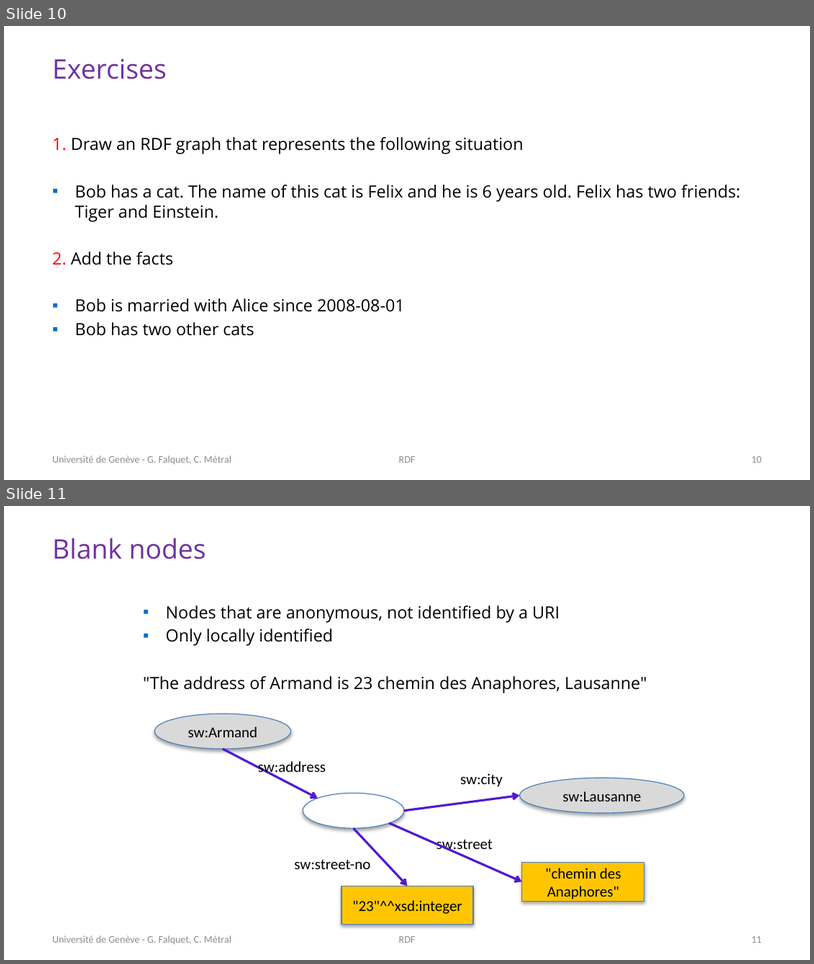
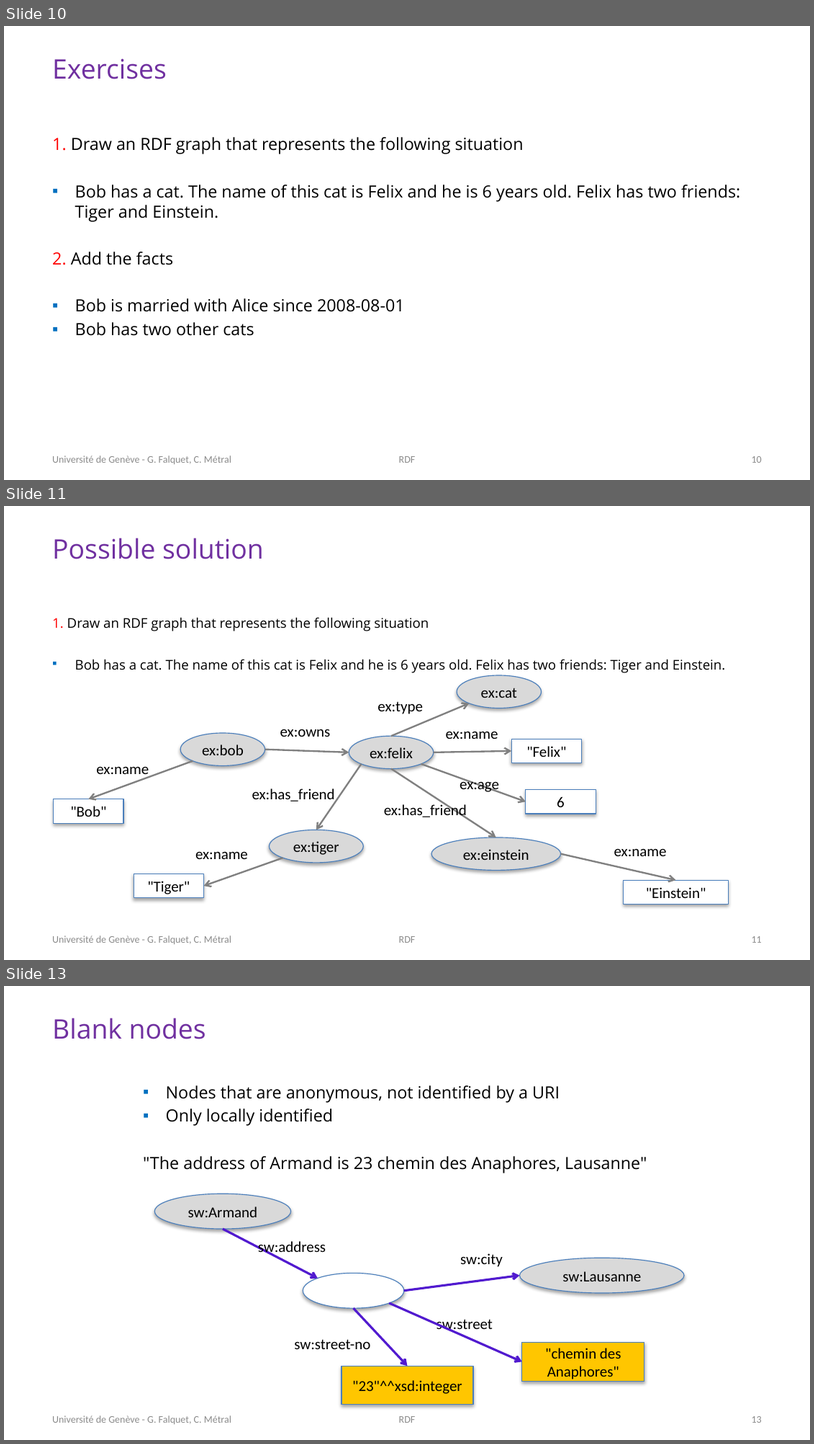
Before and after one commit to cui-ke/semantic-tech, a slide deck: semweb-course/Lecture_Slides/02-RDF/1-RDF.pptx. Shown one above the other, each under a label of ours: slides 10 and 11 before the commit, slides 10, 11 and 13 after it; the slides between them are not shown. The pictures are 814x964 and 814x1444 pixels, drawn with LibreOffice and Linux fonts; fonts in the diff are those of the drawing. Boxes give left, top, right and bottom in pixels: in the first picture for what was removed or moved away, otherwise in the second. Text is boxed around its words. In the diff, an @@ line names an element or a change of style, - is before the commit and + after.

Commit message:
added solutions to exercises

```diff
--- a/semweb-course/Lecture_Slides/02-RDF/1-RDF.pptx
+++ b/semweb-course/Lecture_Slides/02-RDF/1-RDF.pptx
@@ slide 11 added at <box>4,506,810,960</box>, background #FFFFFF @@
@@ title added at <box>52,538,264,559</box>, 24 pt, text #7030A0 @@
+Possible solution
@@ text added at <box>52,617,726,673</box>, 12 pt, text #000000 @@
+1. Draw an RDF graph that represents the following situation
+▪ Bob has a cat. The name of this cat is Felix and he is 6 years old. Felix has two friends: Tiger and Einstein.
@@ ellipse added at <box>457,675,542,708</box>, fill #D9D9D9, outline #4B7EBC 0.75 pt, 13.5 pt, text #000000 @@
+ex:cat
@@ text added at <box>378,701,423,714</box>, 13.5 pt, text #000000 @@
+ex:type
@@ arrow added from (391, 736) to (469, 703), #808080 1.5 pt @@
@@ ellipse added at <box>180,733,265,766</box>, fill #D9D9D9, outline #4B7EBC 0.75 pt, 13.5 pt, text #000000 @@
+ex:bob
@@ text added at <box>280,728,331,736</box>, 13.5 pt, text #000000 @@
+ex:owns
@@ ellipse added at <box>349,736,434,769</box>, fill #D9D9D9, outline #4B7EBC 0.75 pt, 13.5 pt, text #000000 @@
+ex:felix
@@ text added at <box>446,731,499,739</box>, 13.5 pt, text #000000 @@
+ex:name
@@ rectangle added at <box>512,739,582,763</box>, fill #FFFFFF, outline #4B7EBC 0.75 pt, 13.5 pt, text #000000 @@
+"Felix"
@@ arrow added from (193, 761) to (89, 799), #808080 1.5 pt @@
@@ arrow added from (265, 749) to (349, 752), #808080 1.5 pt @@
@@ arrow added from (361, 764) to (316, 829), #808080 1.5 pt @@
@@ arrow added from (421, 764) to (526, 801), #808080 1.5 pt @@
@@ arrow added from (434, 752) to (512, 751), #808080 1.5 pt @@
@@ text added at <box>96,766,149,779</box>, 13.5 pt, text #000000 @@
+ex:name
@@ arrow added from (391, 769) to (496, 837), #808080 1.5 pt @@
@@ text added at <box>460,777,499,793</box>, 13.5 pt, text #000000 @@
+ex:age
@@ rectangle added at <box>53,799,124,823</box>, fill #FFFFFF, outline #4B7EBC 0.75 pt, 13.5 pt, text #000000 @@
+"Bob"
@@ text added at <box>252,788,335,803</box>, 13.5 pt, text #000000 @@
+ex:has_friend
@@ text added at <box>384,802,467,819</box>, 13.5 pt, text #000000 @@
+ex:has_friend
@@ rectangle added at <box>526,789,596,813</box>, fill #FFFFFF, outline #4B7EBC 0.75 pt, 13.5 pt, text #000000 @@
+6
@@ ellipse added at <box>269,829,364,862</box>, fill #D9D9D9, outline #4B7EBC 0.75 pt, 13.5 pt, text #000000 @@
+ex:tiger
@@ text added at <box>196,851,248,859</box>, 13.5 pt, text #000000 @@
+ex:name
@@ ellipse added at <box>432,837,561,870</box>, fill #D9D9D9, outline #4B7EBC 0.75 pt, 13.5 pt, text #000000 @@
+ex:einstein
@@ text added at <box>615,848,667,856</box>, 13.5 pt, text #000000 @@
+ex:name
@@ arrow added from (283, 857) to (204, 886), #808080 1.5 pt @@
@@ arrow added from (561, 854) to (676, 880), #808080 1.5 pt @@
@@ rectangle added at <box>134,874,204,898</box>, fill #FFFFFF, outline #4B7EBC 0.75 pt, 13.5 pt, text #000000 @@
+"Tiger"
@@ rectangle added at <box>624,880,729,904</box>, fill #FFFFFF, outline #4B7EBC 0.75 pt, 13.5 pt, text #000000 @@
+"Einstein"
@@ text added at <box>52,935,232,944</box>, 9 pt, text #8C8C8C @@
+Université de Genève - G. Falquet, C. Métral
@@ text added at <box>399,936,416,942</box>, 9 pt, text #8C8C8C @@
+RDF
@@ page number added at <box>752,936,762,942</box>, 9 pt, text #8C8C8C @@
+11
@@ what was slide 11 is now slide 13 @@
@@ page number at <box>752,1416,762,1422</box>: text changed @@
-11
+13
```
Also in this commit, not shown: 1 slide changed, 3 other slides added.
